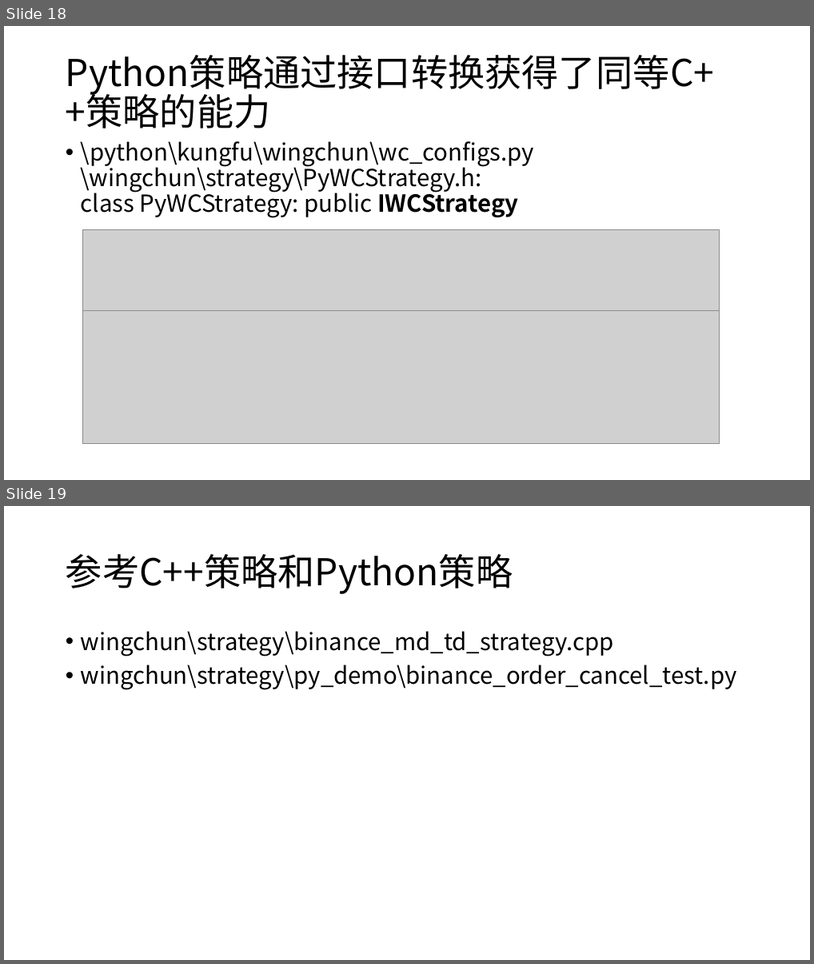
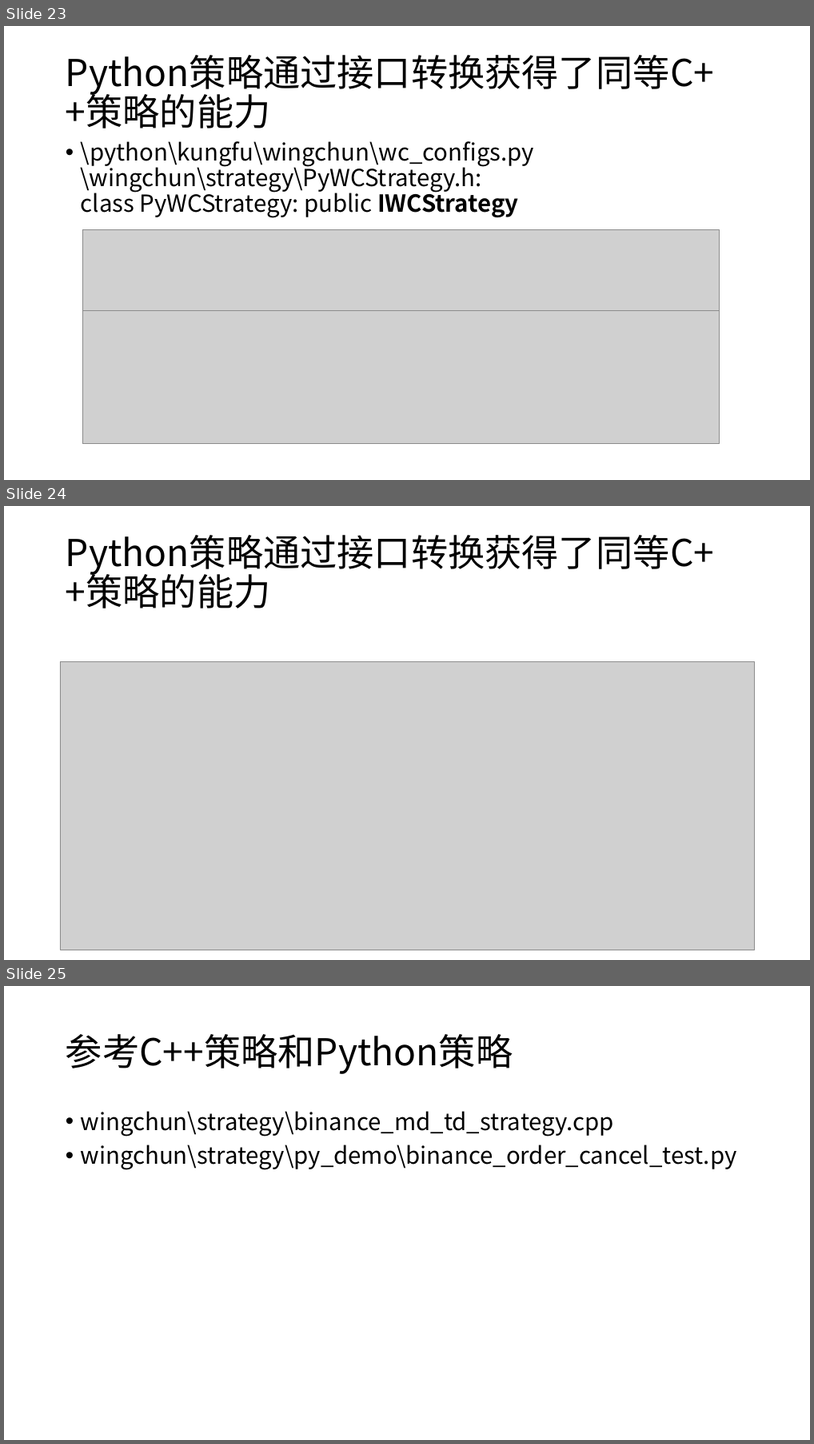
Before and after one commit to qingtiandalaoye/useful_doc, a slide deck: 虚拟货币跨交易所高频交易系统.pptx. Shown one above the other, each under a label of ours: slides 18 and 19 before the commit, slides 23, 24 and 25 after it. The pictures are 814x964 and 814x1444 pixels, drawn with LibreOffice and Linux fonts; fonts in the diff are those of the drawing; grey boxes stand for pictures. Boxes give left, top, right and bottom in pixels: in the first picture for what was removed or moved away, otherwise in the second. Text is boxed around its words. In the diff, an @@ line names an element or a change of style, - is before the commit and + after.

```diff
--- a/虚拟货币跨交易所高频交易系统.pptx
+++ b/虚拟货币跨交易所高频交易系统.pptx
@@ slide 24 added at (4,506,810,960), background #FFFFFF @@
@@ title added at (66,535,714,608), 44 pt, text #000000 @@
+Python策略通过接口转换获得了同等C++策略的能力
@@ picture added at (60,661,755,949) @@
@@ what was slide 18 is now slide 23 @@
@@ what was slide 19 is now slide 25 @@
```
Also in this commit, not shown: 1 slide changed, 5 other slides added.
